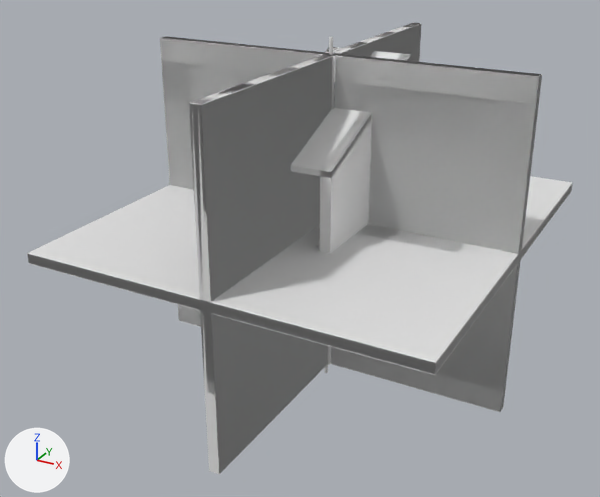
The FBX model Assets/Stairwell/Interior/Models/StairwellInterior3D.fbx: old version first, new version second.
Both versions are drawn from a 50 mm camera at (7.79, -15.49, 6.87) aimed at (-0.43, -0.54, -0.6). Every picture has the same lights, and +X, +Y and +Z are marked at lower left. The first picture is the older version. Where no turn or scale is listed for an object, it has been applied to the vertices. Vertices at exactly the same position are counted once.

In view in the first picture: 'StairwellPart_000', 'StairwellPart_002', 'StairwellPart_003', 'StairwellPart_004', 'StairwellPart_005', 'StairwellPart_101', 'StairwellPart_102', 'StairwellPart_103', 'StairwellPart_104', 'StairwellPart_105', 'StairwellPart_108', 'StairwellPart_112', 'StairwellPart_113', 'StairwellPart_114' and 6 more.
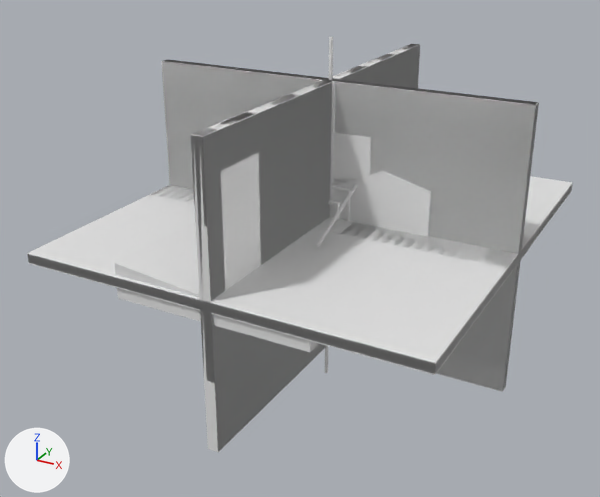
Diff of the bpy script that builds the scene:
```diff
--- a/Assets/Stairwell/Interior/Models/StairwellInterior3D.fbx.py
+++ b/Assets/Stairwell/Interior/Models/StairwellInterior3D.fbx.py
@@ me_stairwellpart_112 @@
-me_stairwellpart_112.from_pydata(...)  # 136 vertices, 126 faces; spans x -1.01..1.01, y -1.92..1.92, z -0.92..3.42
+me_stairwellpart_112.from_pydata(...)  # 12 vertices, 8 faces; spans x -2.08..2.08, y -4.75..4.75, z -0.37..0.37
+# me_stairwellpart_112 part 9: the whole mesh is rebuilt
@@ me_stairwellpart_113 @@
-me_stairwellpart_113.from_pydata(...)  # 20 vertices, 18 faces; spans x -4.3..4.3, y -4.8..4.8, z -0.1..0.1
+me_stairwellpart_113.from_pydata(...)  # 14 vertices, 9 faces; spans x -4.3..4.3, y -0.9..0.9, z -0.12..0.12
+# me_stairwellpart_113 part 7: the whole mesh is rebuilt
@@ me_stairwellpart_109 @@
-me_stairwellpart_109.from_pydata(...)  # 16 vertices, 14 faces; spans x -0.89..0.89, y -0.12..0.12, z -1.25..1.25
+me_stairwellpart_109.from_pydata(...)  # 8 vertices, 6 faces; spans x -4.3..4.3, y -0.12..0.12, z -2.65..2.65
+# me_stairwellpart_109 part 1: 8 vertices added at x -4.3..4.3, y -0.12..0.12, z -2.65..2.65, forming a box
+# other edits to the shape of me_stairwellpart_109 do not show in these pictures
@@ me_stairwellpart_111 @@
-me_stairwellpart_111.from_pydata(...)  # 48 vertices, 38 faces; spans x -0.018..0.018, y -0.018..0.018, z -0.605..0.605
+me_stairwellpart_111.from_pydata(...)  # 16 vertices, 10 faces; spans x -2.4..2.4, y -0.16..0.16, z -1.375..1.375
+# me_stairwellpart_111 part 6: the whole mesh is rebuilt
@@ me_stairwellpart_110 @@
-me_stairwellpart_110.from_pydata(...)  # 48 vertices, 38 faces; spans x -0.02..0.02, y -0.02..0.02, z -1.42..1.42
+me_stairwellpart_110.from_pydata(...)  # 12 vertices, 8 faces; spans x -0.95..0.95, y -0.15..0.15, z -1.12..1.12
+# me_stairwellpart_110 part 8: the whole mesh is rebuilt
@@ me_stairwellpart_105 @@
-me_stairwellpart_105.from_pydata(...)  # 16 vertices, 14 faces; spans x -0.17..0.17, y -0.17..0.17, z -3.65..3.65
+me_stairwellpart_105.from_pydata(...)  # 32 vertices, 24 faces; spans x -0.89..0.89, y -0.05..0.05, z -0.58..0.58
+# me_stairwellpart_105 part 3: 16 vertices removed from x -0.17..0.17, y -0.17..0.17, z -3.65..3.65
+# other edits to the shape of me_stairwellpart_105 do not show in these pictures
@@ me_stairwellpart_103 @@
-me_stairwellpart_103.from_pydata(...)  # 16 vertices, 14 faces; spans x -0.12..0.12, y -4.8..4.8, z -3.65..3.65
+me_stairwellpart_103.from_pydata(...)  # 48 vertices, 36 faces; spans x -3.22..3.22, y -0.05..0.05, z -0.58..0.58
+# me_stairwellpart_103 part 10: 16 vertices removed from x -0.12..0.12, y -4.8..4.8, z -3.65..3.65
+# other edits to the shape of me_stairwellpart_103 do not show in these pictures
@@ me_stairwellpart_104 @@
-me_stairwellpart_104.from_pydata(...)  # 56 vertices, 56 faces; spans x -0.12..0.12, y -4.8..4.8, z -3.65..3.65
+me_stairwellpart_104.from_pydata(...)  # 16 vertices, 14 faces; spans x -3.27..3.27, y -0.09..0.09, z -0.05..0.05
+# me_stairwellpart_104 part 4: the whole mesh is rebuilt
@@ me_stairwellpart_108 @@
-me_stairwellpart_108.from_pydata(...)  # 16 vertices, 14 faces; spans x -0.12..0.12, y -0.85..0.85, z -1.25..1.25
+me_stairwellpart_108.from_pydata(...)  # 116 vertices, 108 faces; spans x -0.77..0.77, y -1.92..1.92, z -0.8..1.85
+# me_stairwellpart_108 part 2: the whole mesh is rebuilt
@@ me_stairwellpart_102 @@
-me_stairwellpart_102.from_pydata(...)  # 44 vertices, 42 faces; spans x -4.3..4.3, y -0.12..0.12, z -3.65..3.65
+me_stairwellpart_102.from_pydata(...)  # 32 vertices, 28 faces; spans x -0.77..0.77, y -0.73..0.73, z -0.12..0.12
+# me_stairwellpart_102 part 5: the whole mesh is rebuilt
@@ me_stairwellpart_101 @@
-me_stairwellpart_101.from_pydata(...)  # 16 vertices, 14 faces; spans x -4.3..4.3, y -0.12..0.12, z -3.65..3.65
+me_stairwellpart_101.from_pydata(...)  # 16 vertices, 14 faces; spans x -1.02..1.02, y -0.15..0.15, z -2.05..2.05
+# me_stairwellpart_101 part 11: the whole mesh is scaled about its middle by (0.238, 1.26, 0.561)
@@ ob_stairwellpart_114 @@
-ob_stairwellpart_114 = bpy.data.objects.new('StairwellPart_114', me_stairwellpart_114)
```

Boxes [x1, y1, x2, y2] around the edits, measured in the pictures (600 x 497 px):
'StairwellPart_112', reshaped: before [291, 47, 411, 253]; after [115, 217, 333, 352]
'StairwellPart_104', reshaped (not visible afterwards): before [189, 23, 422, 474]
'StairwellPart_114', deleted: before [160, 36, 542, 412]
'StairwellPart_101', rescaled: before [161, 37, 542, 410]; after [333, 132, 371, 185]
'StairwellPart_103', reshaped (not visible afterwards): before [189, 23, 421, 474]
'StairwellPart_109', reshaped (not visible before): after [163, 83, 536, 372]
'StairwellPart_111', reshaped (not visible before): after [332, 171, 431, 237]
'StairwellPart_113', reshaped: before [28, 183, 573, 374]; after [151, 185, 532, 279]
'StairwellPart_102', reshaped (not visible afterwards): before [160, 37, 542, 412]
'StairwellPart_108', reshaped (mostly hidden): before [316, 177, 320, 222]; after [316, 185, 357, 247]
'StairwellPart_105', reshaped (not visible afterwards): before [320, 52, 341, 365]
part 8 of me_stairwellpart_110, cut back (mostly hidden): after [333, 178, 354, 185]
